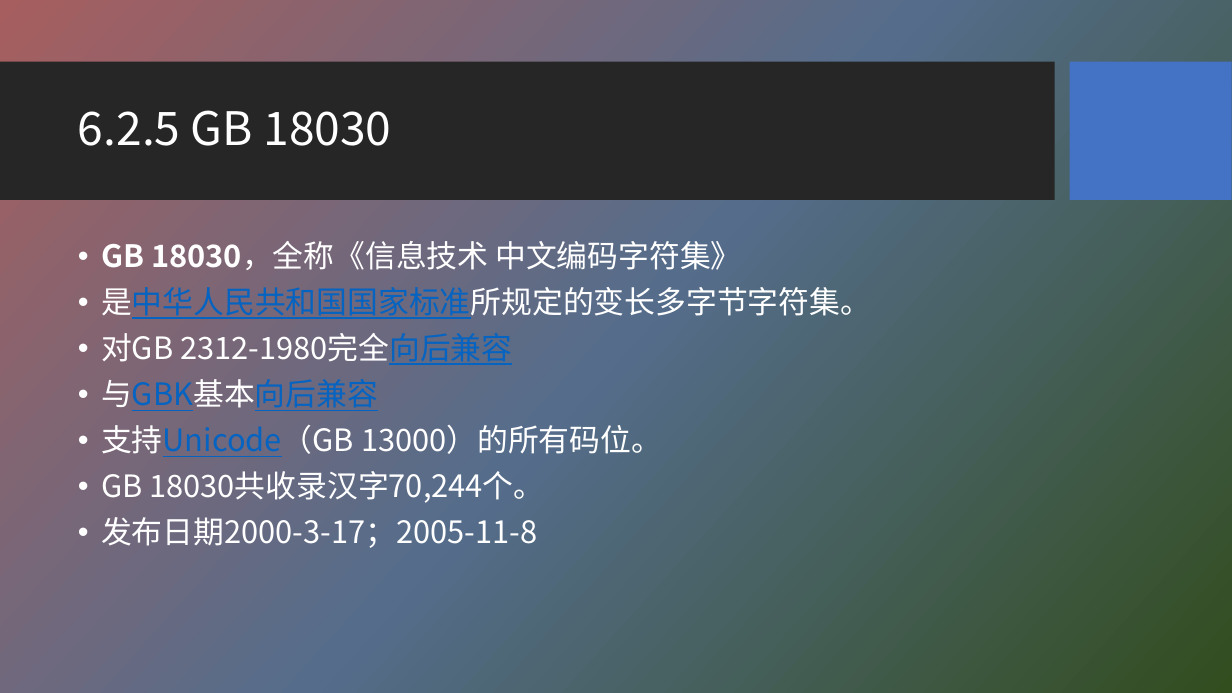
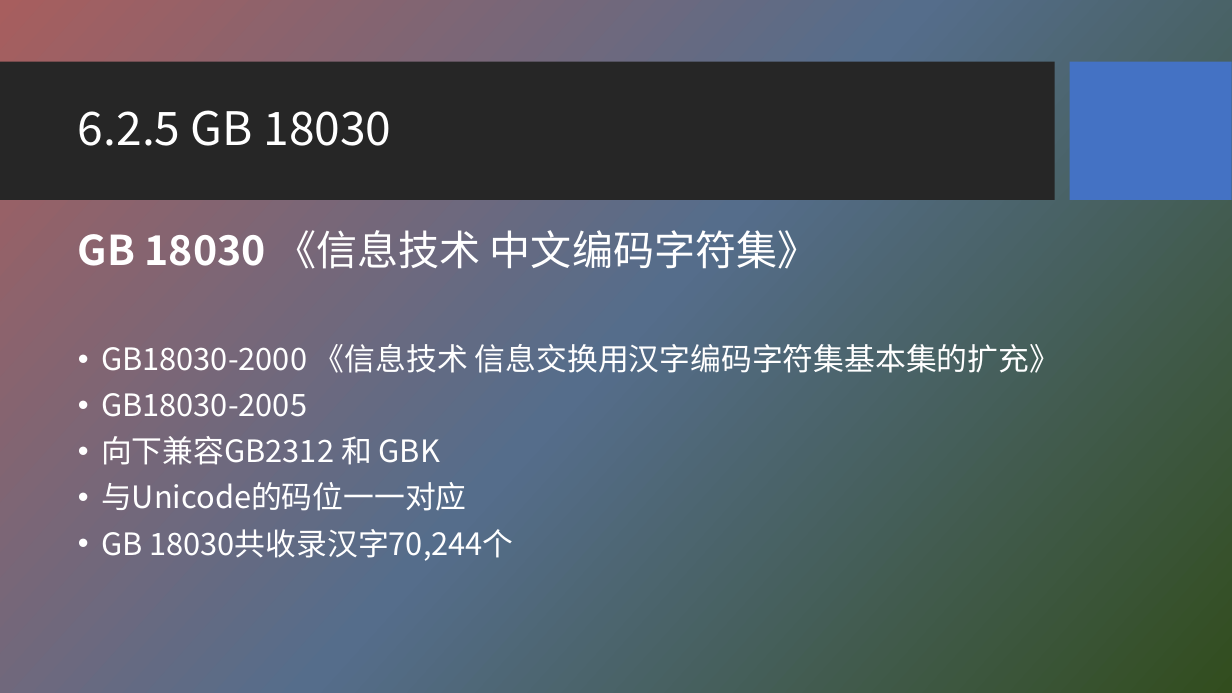
Before and after one commit to HBU/NLP_PPT, a slide deck: slide 20 of PPT-2020/ch06 字符编码与字频统计.pptx (slide 13 before the commit). Drawn at 1232x693 pixels with LibreOffice and Linux fonts; fonts in the diff are those of the drawing; background and template pictures are left out. Boxes give left, top, right and bottom in pixels: in the first picture for what was removed or moved away, otherwise in the second. Text is boxed around its words. In the diff, an @@ line names an element or a change of style, - is before the commit and + after.

```diff
--- a/PPT-2020/ch06 字符编码与字频统计.pptx
+++ b/PPT-2020/ch06 字符编码与字频统计.pptx
@@ text at (x1=78, y1=230, x2=1060, y2=561): text changed @@
-• GB 18030，全称《信息技术 中文编码字符集》
-• 是中华人民共和国国家标准所规定的变长多字节字符集。
-• 对GB 2312-1980完全向后兼容
-• 与GBK基本向后兼容
-• 支持Unicode（GB 13000）的所有码位。
-• GB 18030共收录汉字70,244个。
-• 发布日期2000-3-17；2005-11-8
+GB 18030 《信息技术 中文编码字符集》
+• GB18030-2000 《信息技术 信息交换用汉字编码字符集基本集的扩充》
+• GB18030-2005
+• 向下兼容GB2312 和 GBK
+• 与Unicode的码位一一对应
+• GB 18030共收录汉字70,244个
```
Also in this commit, not shown: 7 other slides changed, 8 slides added.
